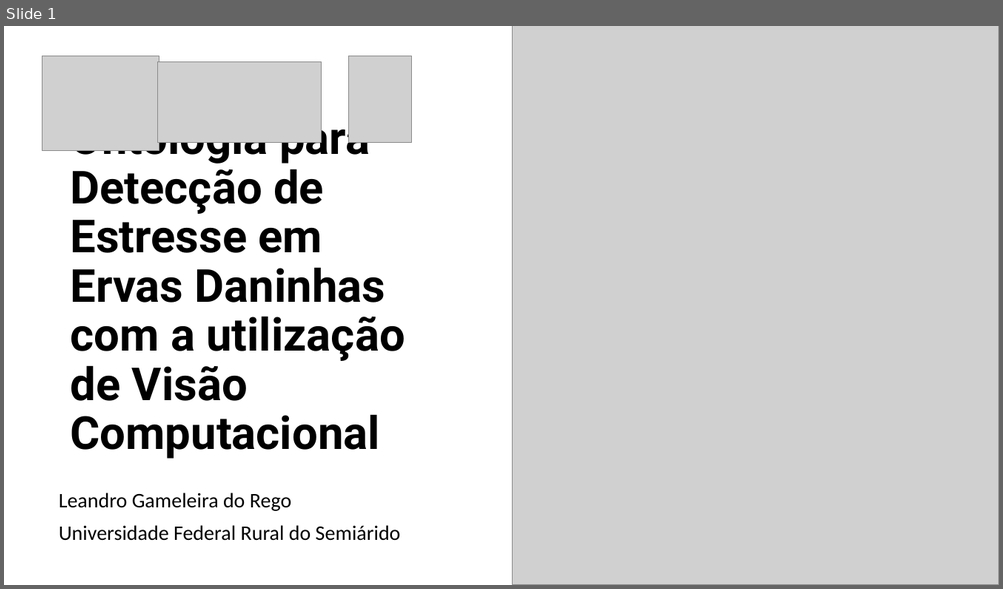
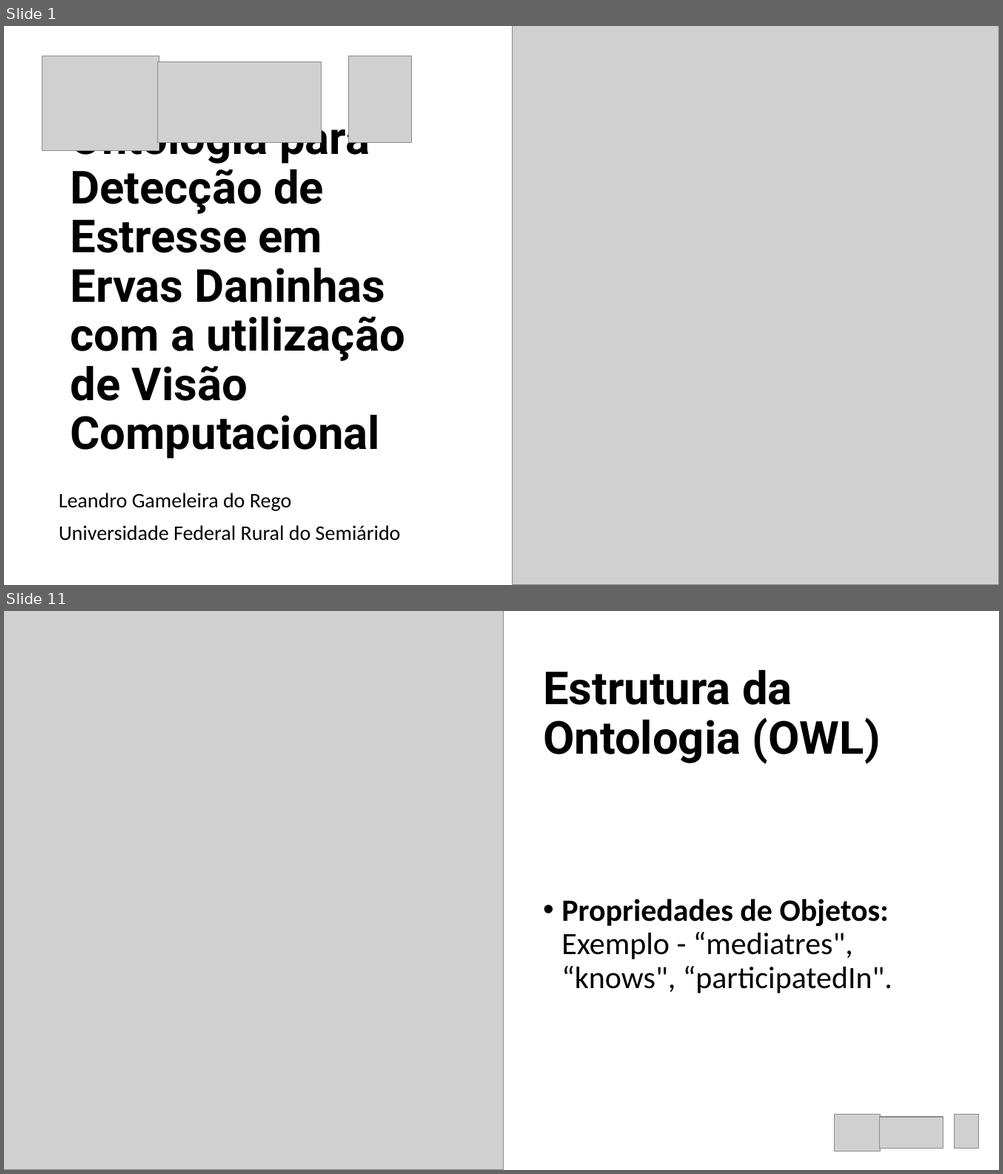
Before and after one commit to leandrogrego/WeedEye, a slide deck: Ontology for weed´s stress detection.pptx. Shown one above the other, each under a label of ours: slide 1 before the commit, slides 1 and 11 after it; the slides between them are not shown. The pictures are 1003x589 and 1003x1174 pixels, drawn with LibreOffice and Linux fonts; fonts in the diff are those of the drawing; grey boxes stand for pictures. Boxes give left, top, right and bottom in pixels: in the first picture for what was removed or moved away, otherwise in the second. Text is boxed around its words. In the diff, an @@ line names an element or a change of style, - is before the commit and + after.

```diff
--- a/Ontology for weed´s stress detection.pptx
+++ b/Ontology for weed´s stress detection.pptx
@@ slide 11 added at (4,611,999,1170), background #FFFFFF @@
@@ picture added at (4,611,504,1170) @@
@@ title added at (543,669,880,764), 44 pt, text #000000, bold @@
+Estrutura da Ontologia (OWL)
@@ text added at (561,899,892,994), 30 pt, text #000000 @@
+• Propriedades de Objetos: Exemplo - “mediatres", “knows", “participatedIn".
@@ picture added at (834,1116,881,1152) @@
@@ picture added at (879,1118,943,1149) @@
@@ picture added at (954,1116,979,1149) @@
```
Also in this commit, not shown: 10 slides changed, 5 other slides added, 1 slide removed, 2 other files.
